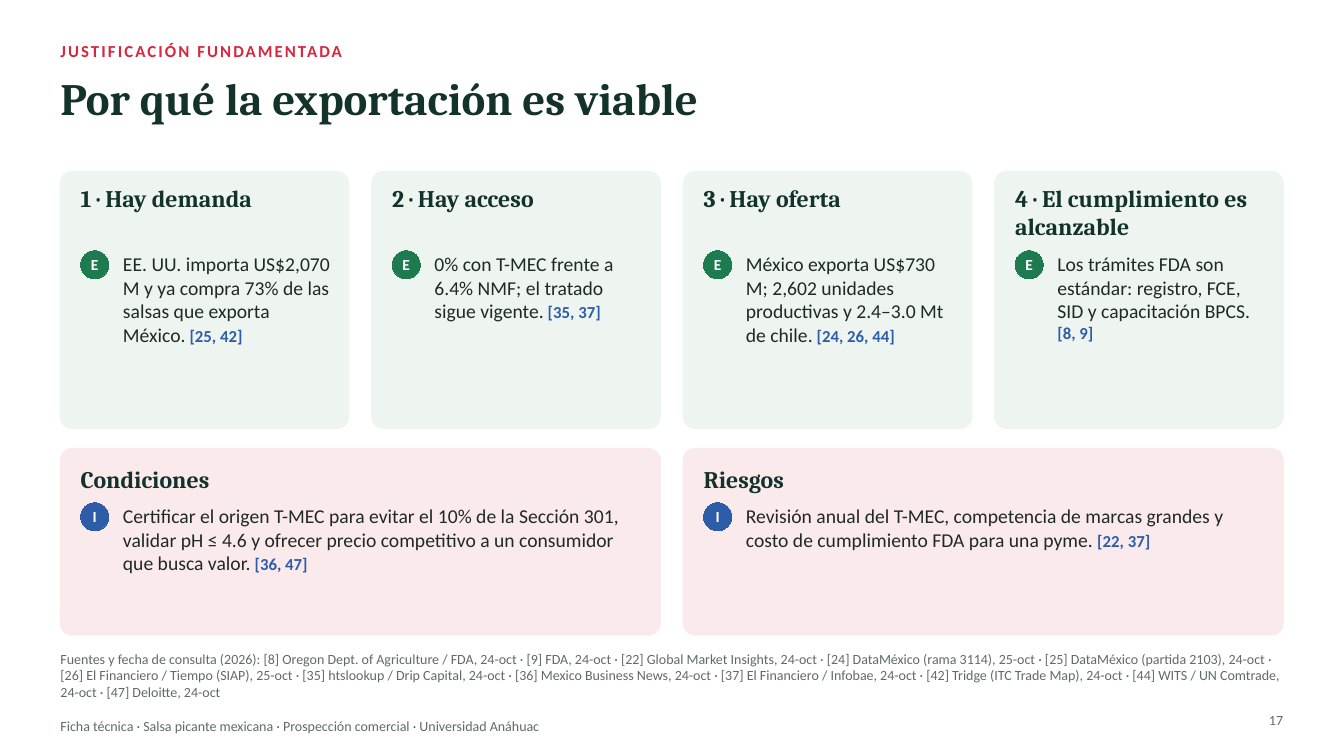
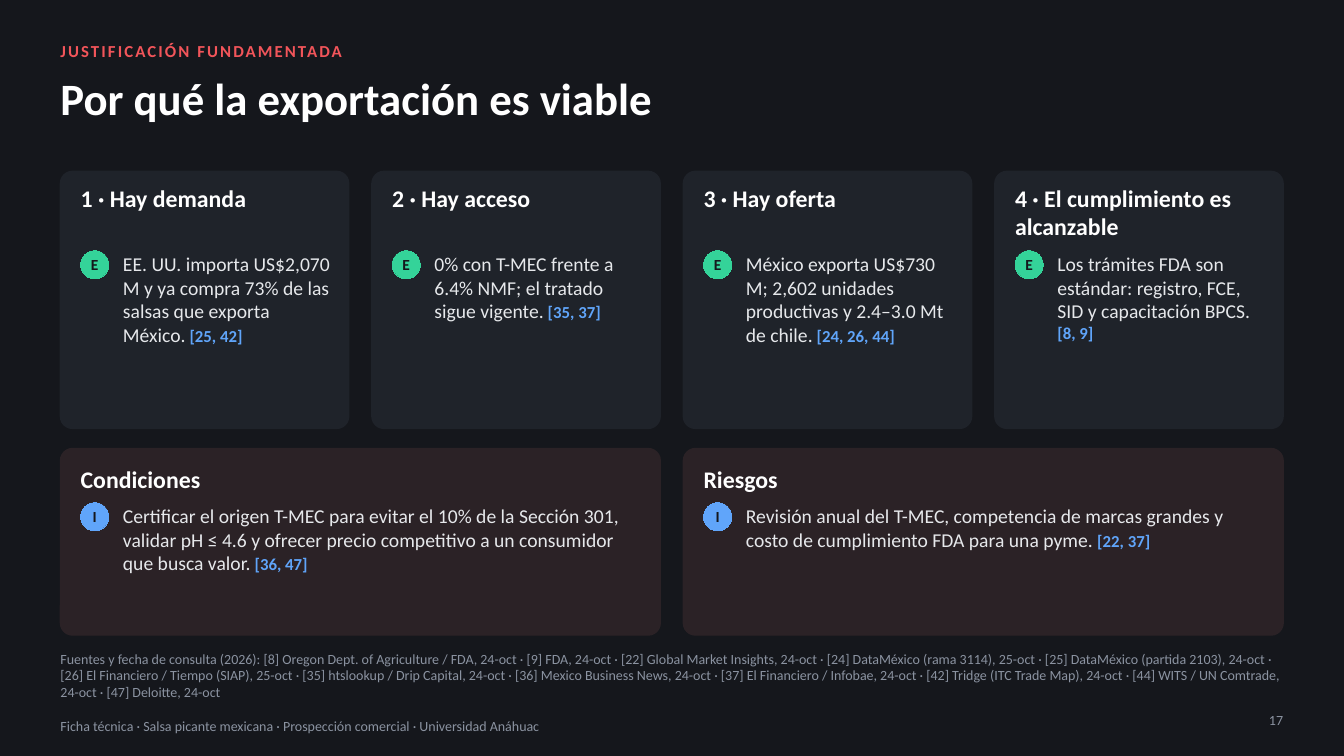
Before and after one commit to psiantonioochoa-design/Arquitectura, a slide deck: slide 17 of comercio-exterior/Ficha técnica · Salsa picante · Viabilidad arancelaria y de mercado.pptx. Drawn at 1344x756 pixels with LibreOffice and Linux fonts; fonts in the diff are those of the drawing. Boxes give left, top, right and bottom in pixels: in the first picture for what was removed or moved away, otherwise in the second. Text is boxed around its words. In the diff, an @@ line names an element or a change of style, - is before the commit and + after.

```diff
--- a/comercio-exterior/Ficha técnica · Salsa picante · Viabilidad arancelaria y de mercado.pptx
+++ b/comercio-exterior/Ficha técnica · Salsa picante · Viabilidad arancelaria y de mercado.pptx
@@ background #FFFFFF to #15171C @@
@@ text "JUSTIFICACIÓN FUNDAMENTADA" at [60, 32, 1099, 69]: text colour #D7263D to #F2555A @@
@@ fill #EEF4F0 to #1F232A; outline #EEF4F0 1 pt to #1F232A 1 pt in 4 elements at [372, 171, 660, 429], [684, 171, 972, 429], [995, 171, 1284, 429], [60, 171, 349, 429] @@
@@ text "EE. UU. importa US$2,070 M ..." at [123, 257, 330, 345]: text colour #1F2A24 to #E6E8EB in "EE. UU. importa US$2,070 M y ya ..."; text colour #2D5DA8 to #60A5FA in "[25, 42]" @@
@@ text "0% con T-MEC frente a ..." at [434, 257, 613, 322]: text colour #1F2A24 to #E6E8EB in "0% con T-MEC frente a 6.4% NMF; ..."; text colour #2D5DA8 to #60A5FA in "[35, 37]" @@
@@ text "México exporta US$730 M; 2,602 ..." at [746, 257, 943, 345]: text colour #1F2A24 to #E6E8EB in "México exporta US$730 M; 2,602 unidades productivas ..."; text colour #2D5DA8 to #60A5FA in "[24, 26, 44]" @@
@@ text colour #FFFFFF to #15171C; fill #1E7B4F to #34D399; outline #1E7B4F 0.75 pt to #34D399 0.75 pt in 4 elements at [81, 251, 109, 279], [392, 251, 420, 279], [704, 251, 732, 279], [1015, 251, 1044, 279] @@
@@ text "Los trámites FDA son estándar: ..." at [1057, 257, 1250, 342]: text colour #1F2A24 to #E6E8EB; text colour #2D5DA8 to #60A5FA in "[8, 9]" @@
@@ rounded rectangle at [60, 449, 660, 635]: fill #FBEAEC to #2B2226; outline #FBEAEC 1 pt to #2B2226 1 pt @@
@@ rounded rectangle at [684, 449, 1284, 635]: fill #FBEAEC to #2B2226; outline #FBEAEC 1 pt to #2B2226 1 pt @@
@@ font Cambria to Calibri, text colour #13322B to #FFFFFF in 7 elements at [60, 83, 652, 122], [81, 190, 246, 211], [392, 191, 530, 211], [704, 190, 836, 211], [1015, 190, 1231, 235], [81, 471, 201, 488], [704, 471, 778, 492] @@
@@ ellipse "I" at [81, 503, 109, 531]: text colour #FFFFFF to #15171C; fill #2D5DA8 to #60A5FA; outline #2D5DA8 0.75 pt to #60A5FA 0.75 pt @@
@@ text "Certificar el origen T-MEC para ..." at [123, 509, 619, 573]: text colour #1F2A24 to #E6E8EB; text colour #2D5DA8 to #60A5FA in "[36, 47]" @@
@@ ellipse "I" at [704, 503, 732, 531]: text colour #FFFFFF to #15171C; fill #2D5DA8 to #60A5FA; outline #2D5DA8 0.75 pt to #60A5FA 0.75 pt @@
@@ text "Revisión anual del T-MEC, competencia ..." at [746, 509, 1223, 550]: text colour #1F2A24 to #E6E8EB; text colour #2D5DA8 to #60A5FA in "[22, 37]" @@
@@ text colour #5F6B66 to #8B93A1 in 3 elements at [60, 654, 1279, 699], [1269, 716, 1283, 725], [60, 721, 539, 733] @@
```
Also in this commit, not shown: 23 other slides changed, 1 other file.
